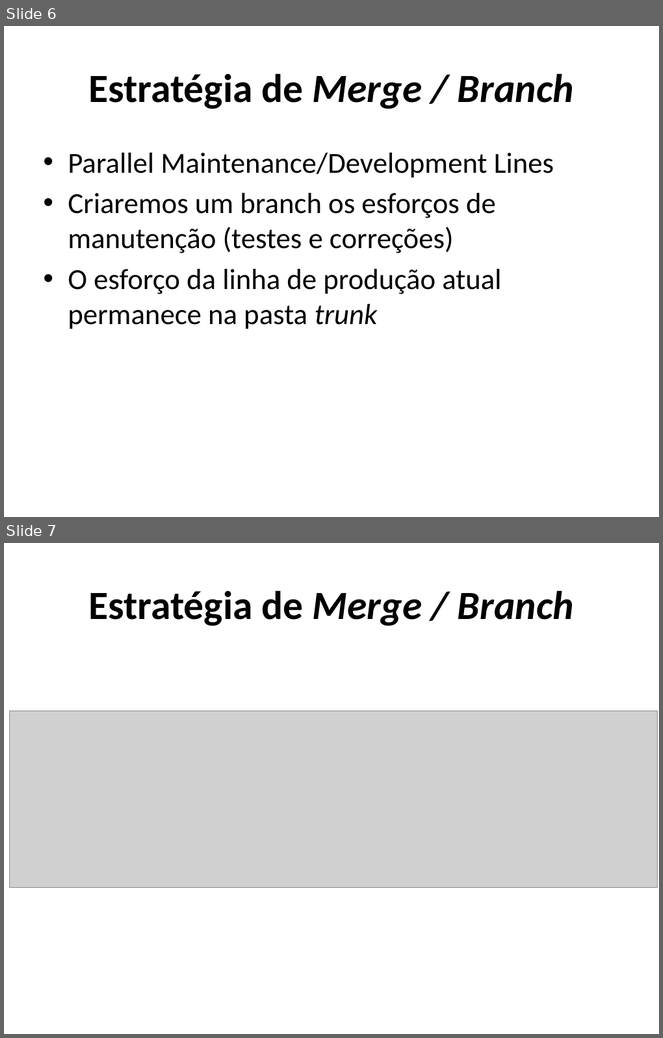
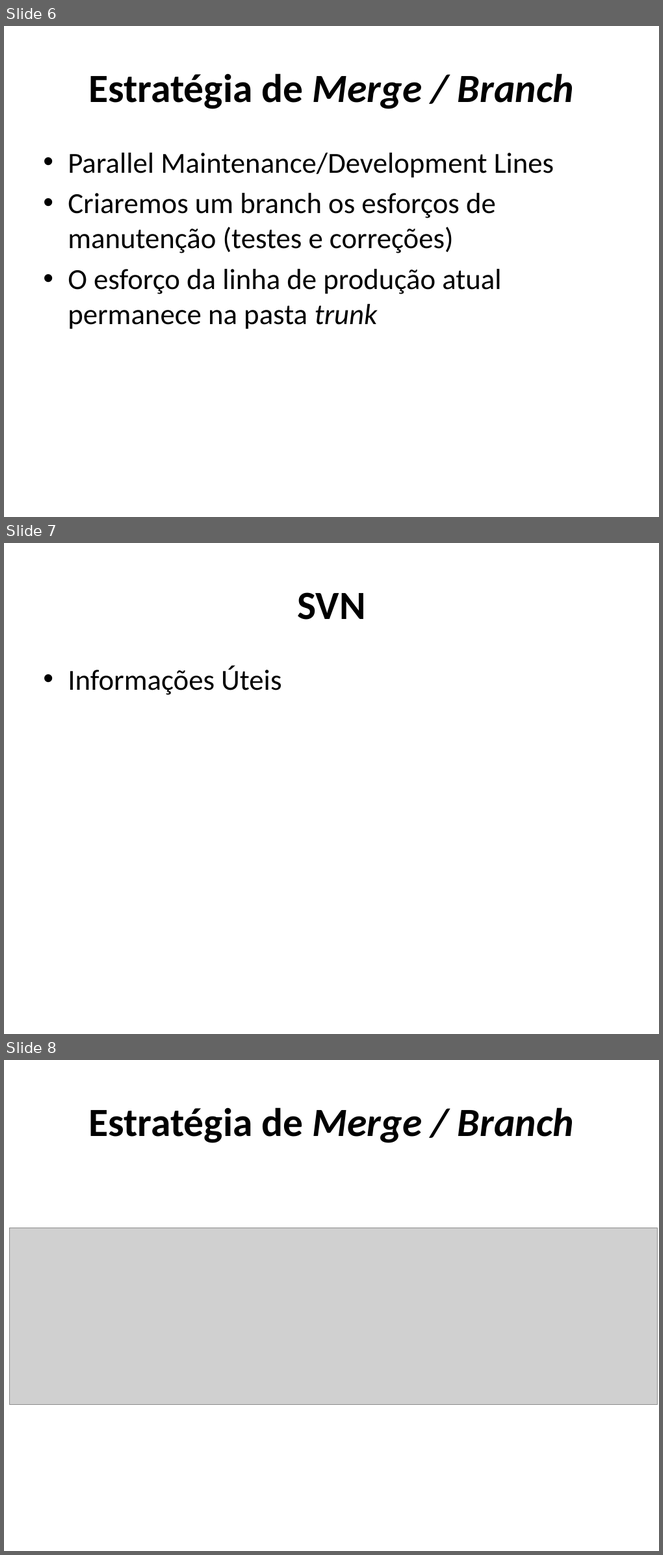
Before and after one commit to carlosneo/dotprojecteap, a slide deck: Dot Project EAP/4. System Management/Gerência de configuração/Gerencia de configuração e mudança de software.pptx. Shown one above the other, each under a label of ours: slides 6 and 7 before the commit, slides 6, 7 and 8 after it. The pictures are 663x1038 and 663x1555 pixels, drawn with LibreOffice and Linux fonts; fonts in the diff are those of the drawing; grey boxes stand for pictures. Boxes give left, top, right and bottom in pixels: in the first picture for what was removed or moved away, otherwise in the second. Text is boxed around its words. In the diff, an @@ line names an element or a change of style, - is before the commit and + after.

```diff
--- a/Dot Project EAP/4. System Management/Gerência de configuração/Gerencia de configuração e mudança de software.pptx
+++ b/Dot Project EAP/4. System Management/Gerência de configuração/Gerencia de configuração e mudança de software.pptx
@@ slide 7 added at (4,543,659,1034), background #FFFFFF @@
@@ title added at (297,592,365,620), 44 pt, text #000000, bold @@
+SVN
@@ text added at (68,666,282,695), 32 pt, text #000000 @@
+• Informações Úteis
@@ what was slide 7 is now slide 8 @@
```
